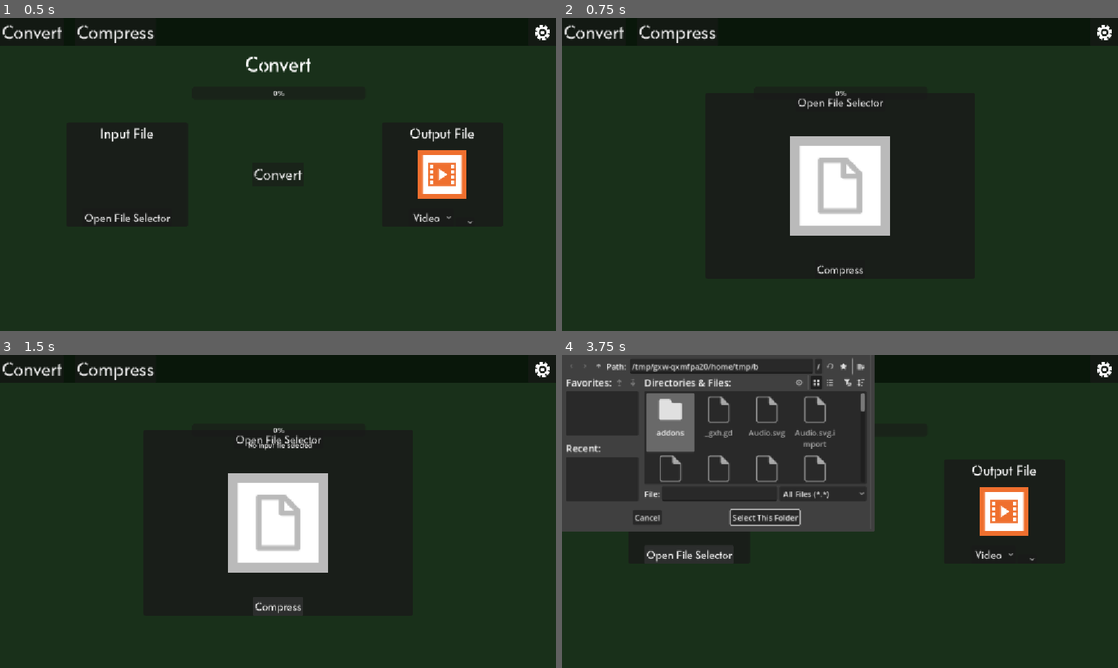
Above: before the commit, frames 1-4 (two rows, left to right).
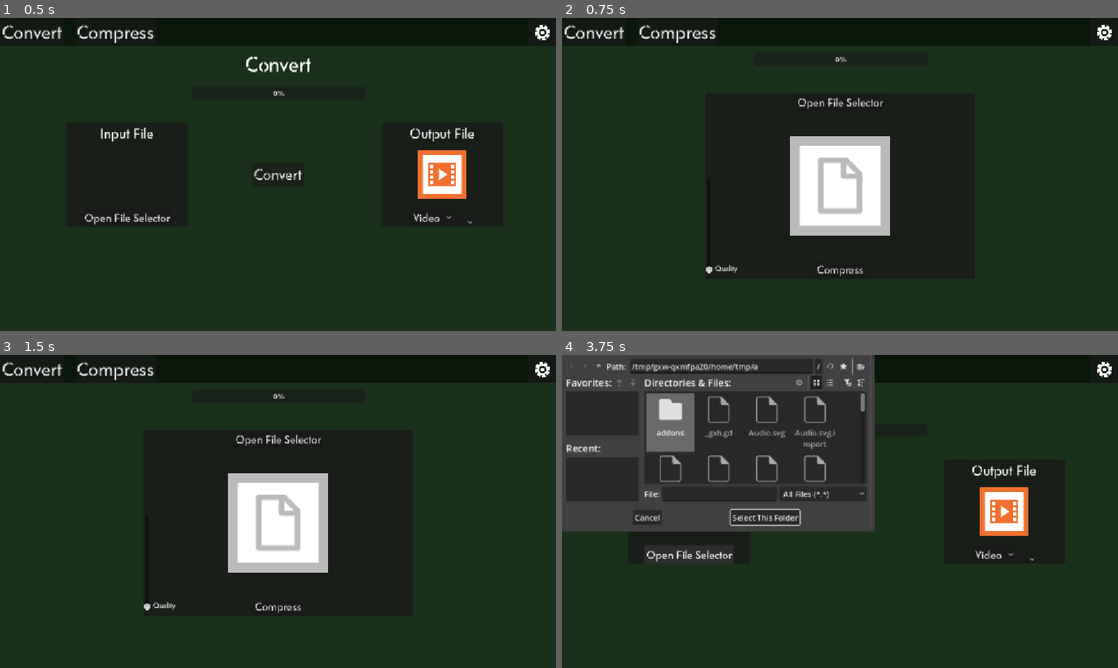
Above: after the commit, the same moments.

Repository: Typ0Codes/ff-mpeg-frontend
Game: Godot game, scene res://Convert.tscn
Two runs of this game, one before a commit and one after it. Both use one fixed random seed, a clock stepped at 60 frames per second and the inputs below.
Inputs:
- Up to frame 1 (0.5 s): no input
- Up to frame 2 (0.75 s): click "Compress" at 0.5 s
- Up to frame 3 (1.5 s): click "Compress" at 1.25 s
- Up to frame 4 (3.75 s): click "Convert" at 2 s; click "Convert" at 2.75 s; click "Open File Selector" at 3.5 s

Frame 1 is identical in both runs. In frame 2, 0.1% of the frame differs, in the area x 25-54%, y 12-82%; in frame 3, 0.3%, in the area x 25-57%, y 12-82%; in frame 4, less than 0.1%.

Commit message:
i forgor to make audio and images work
so i started that but 7hr mark so

Diff:
--- a/Compress.tscn
+++ b/Compress.tscn
@@ -33,6 +33,18 @@
 corner_radius_bottom_left = 5
 corner_detail = 5
 
+[sub_resource type="StyleBoxFlat" id="StyleBoxFlat_0otuv"]
+content_margin_left = 4.0
+content_margin_top = 4.0
+content_margin_right = 4.0
+content_margin_bottom = 4.0
+bg_color = Color(0, 0, 0, 0.43529412)
+corner_radius_top_left = 4
+corner_radius_top_right = 4
+corner_radius_bottom_right = 4
+corner_radius_bottom_left = 4
+corner_detail = 6
+
 [sub_resource type="StyleBoxFlat" id="StyleBoxFlat_sypq3"]
 content_margin_left = 2.0
 content_margin_top = 2.0
@@ -65,6 +77,12 @@
 grow_horizontal = 2
 grow_vertical = 2
 script = ExtResource("1_51sni")
+audio_extensions = PackedStringArray("mp3", "wav", "ogg", "m4a", "flac")
+video_extensions = PackedStringArray("mp4", "mkv", "mov", "webm", "ogv", "gif")
+image_extensions = PackedStringArray("png", "jpg", "bmp", "tiff", "webp", "ico", "heic", "heif", "svg")
+audio_extensions_weird = PackedStringArray("ac3", "amr", "caf", "dts", "aac", "oga", "opus", "ape", "eac3", "mka", "tta", "3ga")
+video_extensions_weird = PackedStringArray("m4v", "m4p", "3gp", "3g2", "psp", "f4v", "f4p", "avi", "flv", "ogv", "mpg", "gif (uncompressed)")
+image_extensions_weird = PackedStringArray("tga", "avif", "exr", "dpx", "psd", "dng", "raw", "qoi", "pcx")
 
 [node name="BG Color" type="Panel" parent="." unique_id=1108976611]
 layout_mode = 1
@@ -167,15 +185,34 @@
 clip_text = true
 text_overrun_behavior = 5
 
+[node name="HBoxContainer" type="HBoxContainer" parent="InputFile" unique_id=547972324]
+custom_maximum_size = Vector2(-1, 198.725)
+layout_mode = 2
+offset_transform_enabled = true
+offset_transform_position_ratio = Vector2(0, 0.885)
+offset_transform_visual_only = false
+
+[node name="Quality" type="VSlider" parent="InputFile/HBoxContainer" unique_id=1067605526]
+layout_mode = 2
+theme_override_styles/slider = SubResource("StyleBoxFlat_0otuv")
+
+[node name="Label2" type="Label" parent="InputFile/HBoxContainer" unique_id=1529609521]
+layout_mode = 2
+size_flags_vertical = 8
+offset_transform_enabled = true
+offset_transform_visual_only = false
+theme = ExtResource("2_51sni")
+text = "Quality"
+
 [node name="ProgressBar" type="ProgressBar" parent="." unique_id=1431922106]
 layout_mode = 1
 anchors_preset = 5
 anchor_left = 0.5
 anchor_right = 0.5
 offset_left = -177.82999
-offset_top = 141.675
+offset_top = 72.095
 offset_right = 181.40369
-offset_bottom = 168.67505
+offset_bottom = 99.095024
 grow_horizontal = 2
 theme = ExtResource("2_51sni")
 theme_override_styles/background = SubResource("StyleBoxFlat_sypq3")
@@ -189,10 +226,10 @@
 anchors_preset = 5
 anchor_left = 0.5
 anchor_right = 0.5
-offset_left = -76.95999
-offset_top = 175.5
-offset_right = 79.036865
-offset_bottom = 202.50005
+offset_left = -80.46155
+offset_top = 110.005
+offset_right = 82.53845
+offset_bottom = 139.005
 grow_horizontal = 2
 theme = ExtResource("2_51sni")
 text = "...Converted Succesfully!"
@@ -204,9 +241,9 @@
 anchor_left = 0.5
 anchor_right = 0.5
 offset_left = -76.95999
-offset_top = 175.5
+offset_top = 110.005
 offset_right = 86.04004
-offset_bottom = 204.5
+offset_bottom = 139.00497
 grow_horizontal = 2
 theme = ExtResource("2_51sni")
 text = "You Are Fucked"
--- a/compress.gd
+++ b/compress.gd
@@ -10,6 +10,17 @@
 var ffmpeg_pid := -1
 @onready var progressbar = $ProgressBar
 @onready var convertbutton = $InputFile/compress
+
+@export var audio_extensions: PackedStringArray
+@export var video_extensions: PackedStringArray
+@export var image_extensions: PackedStringArray
+@export var audio_extensions_weird: PackedStringArray
+@export var video_extensions_weird: PackedStringArray
+@export var image_extensions_weird: PackedStringArray
+
+var VideoOut = false
+var AudioOut = false
+var ImageOut = false
 
 # Called when the node enters the scene tree for the first time.
 func _ready() -> void:
@@ -77,6 +88,8 @@
 		"-q:v", "3"
 	]
 
+	var audioargs := []
+
 	args.append_array(videoargs)
 	args.append(out_path)
 
@@ -111,6 +124,19 @@
 func _on_input_file_dialog_file_selected(path: String) -> void:
 	inputfile = path
 	print(inputfile)
+
+	if (inputfile.get_extension() in audio_extensions) or (inputfile.get_extension() in audio_extensions_weird):
+		VideoOut = false
+		AudioOut = true
+		ImageOut = false
+	elif (inputfile.get_extension() in video_extensions) or (inputfile.get_extension() in video_extensions_weird):
+		VideoOut = true
+		AudioOut = false
+		ImageOut = false
+	elif (inputfile.get_extension() in image_extensions) or (inputfile.get_extension() in image_extensions_weird):
+		VideoOut = false
+		AudioOut = false
+		ImageOut = true
 
 func _on_timer_timeout() -> void:
 	# finished (or died)
